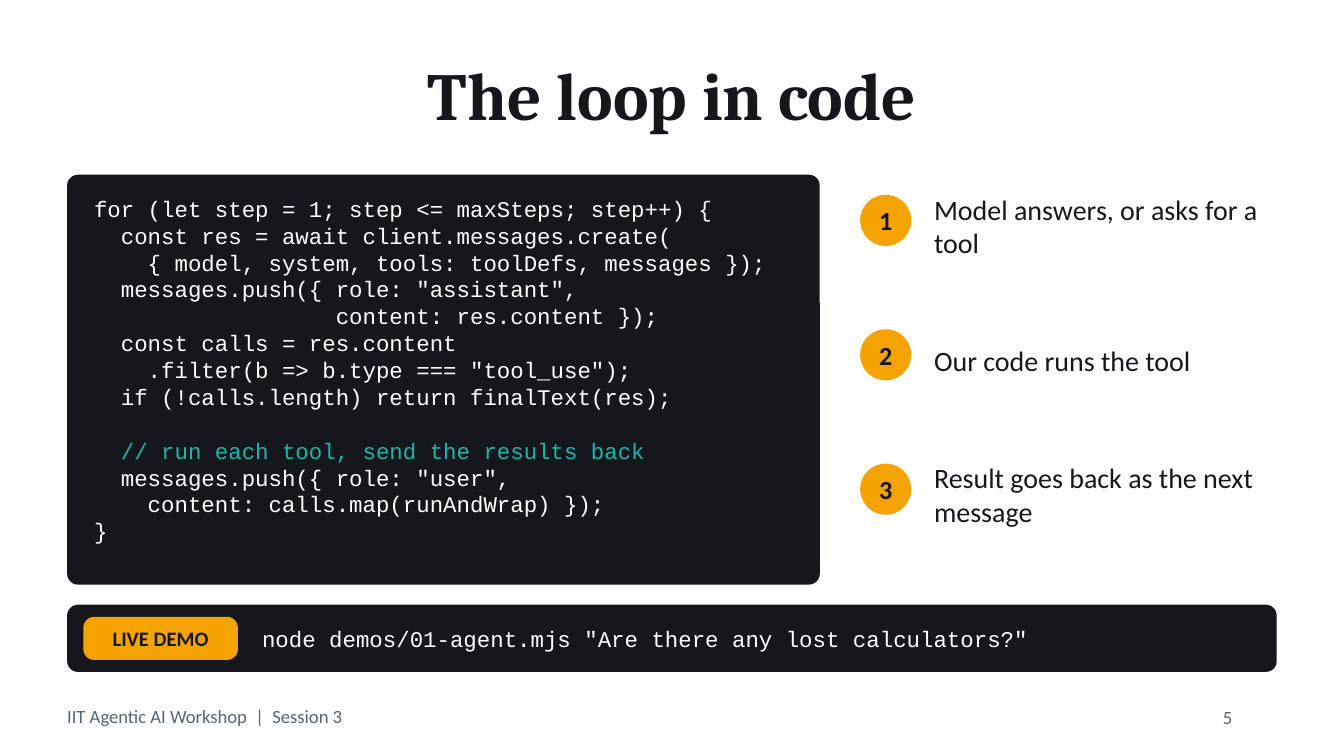
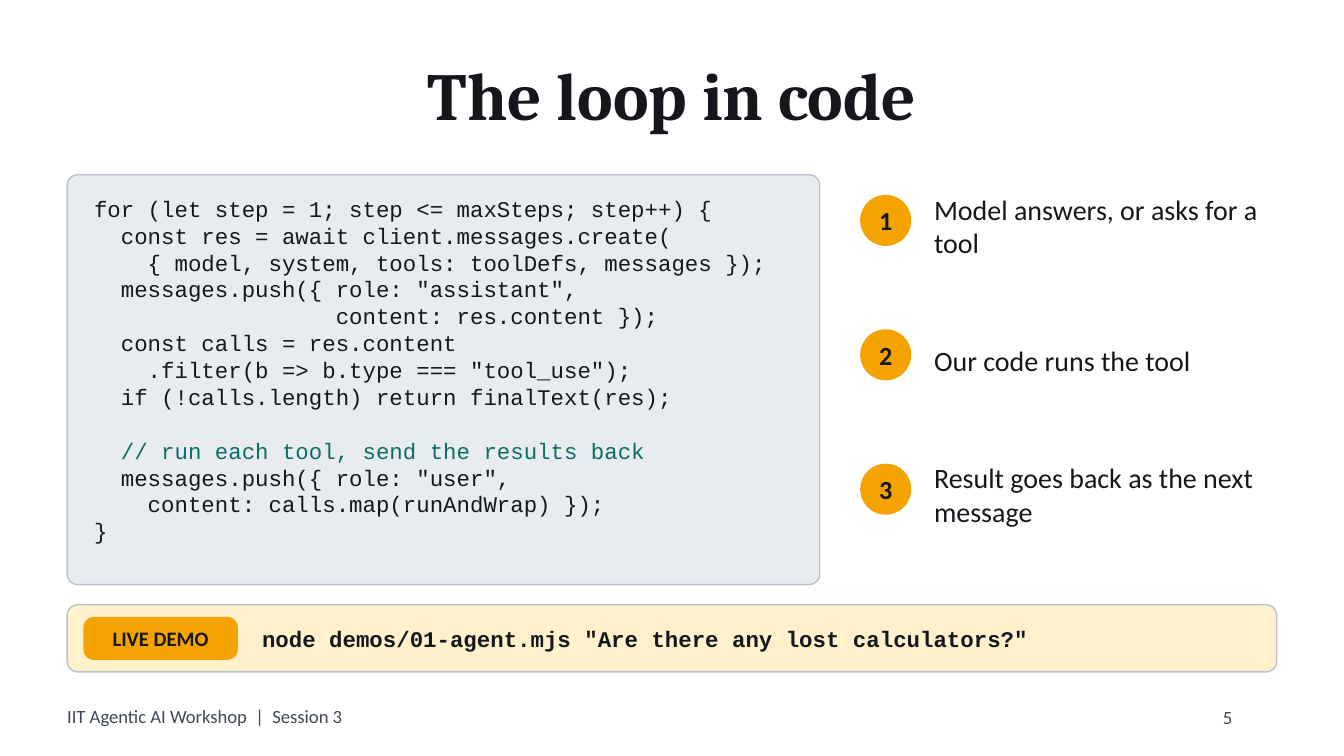
Before and after one commit to jiteshsureka/iit-agentic-ai-session3, a slide deck: slide 5 of deck/session3.pptx. Drawn at 1344x756 pixels with LibreOffice and Linux fonts; fonts in the diff are those of the drawing. Boxes give left, top, right and bottom in pixels: in the first picture for what was removed or moved away, otherwise in the second. Text is boxed around its words. In the diff, an @@ line names an element or a change of style, - is before the commit and + after.

```diff
--- a/deck/session3.pptx
+++ b/deck/session3.pptx
@@ rounded rectangle at (x1=67, y1=175, x2=820, y2=585): fill #16171C to #E8ECF1; outline none to #B8C0CC 0.75 pt @@
@@ text "for (let step = 1; ..." at (x1=94, y1=201, x2=711, y2=517): text colour #FFFFFF to #16171C; text colour #1FB5A8 to #0B6E66 in "// run each tool, send the results ..." @@
@@ rounded rectangle at (x1=67, y1=605, x2=1277, y2=672): fill #16171C to #FFF1CC; outline none to #B8C0CC 0.75 pt @@
@@ text "node demos/01-agent.mjs "Are there any ..." at (x1=262, y1=631, x2=1028, y2=652): text colour #FFFFFF to #16171C, bold on @@
@@ text "IIT Agentic AI Workshop | ..." at (x1=67, y1=710, x2=342, y2=726): text colour #5B6472 to #404955 @@
@@ page number at (x1=1223, y1=712, x2=1232, y2=724): text colour #5B6472 to #404955 @@
```
Also in this commit, not shown: 26 other slides changed, 2 other files.
